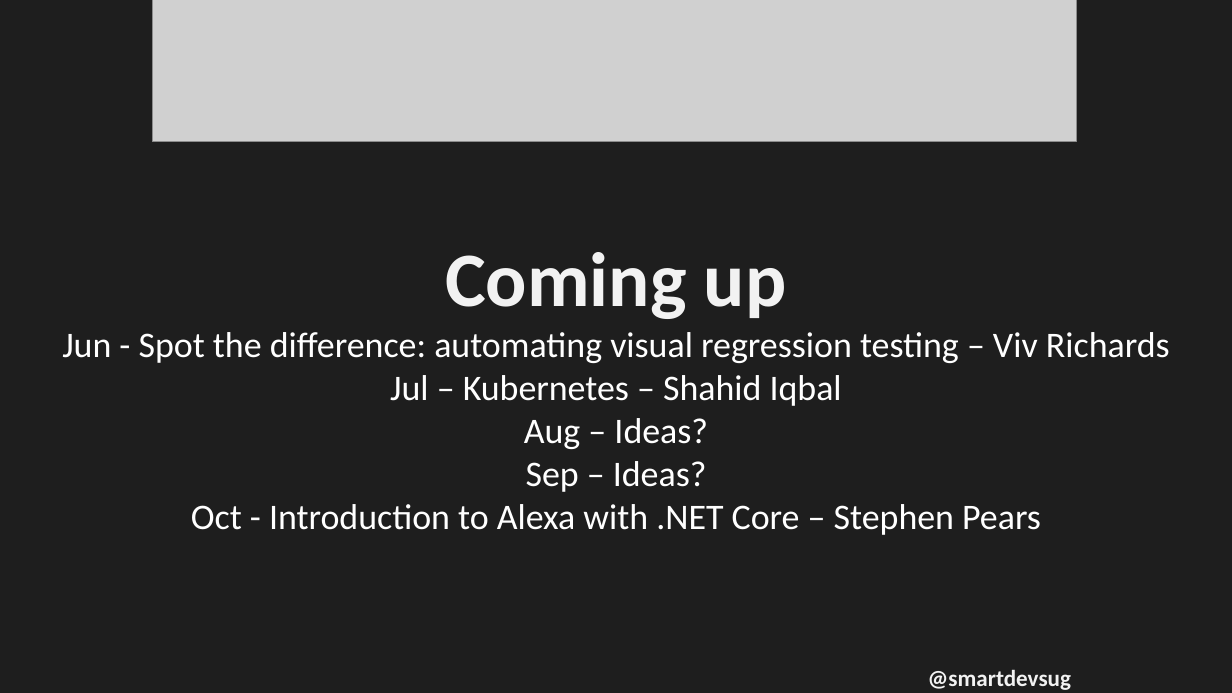
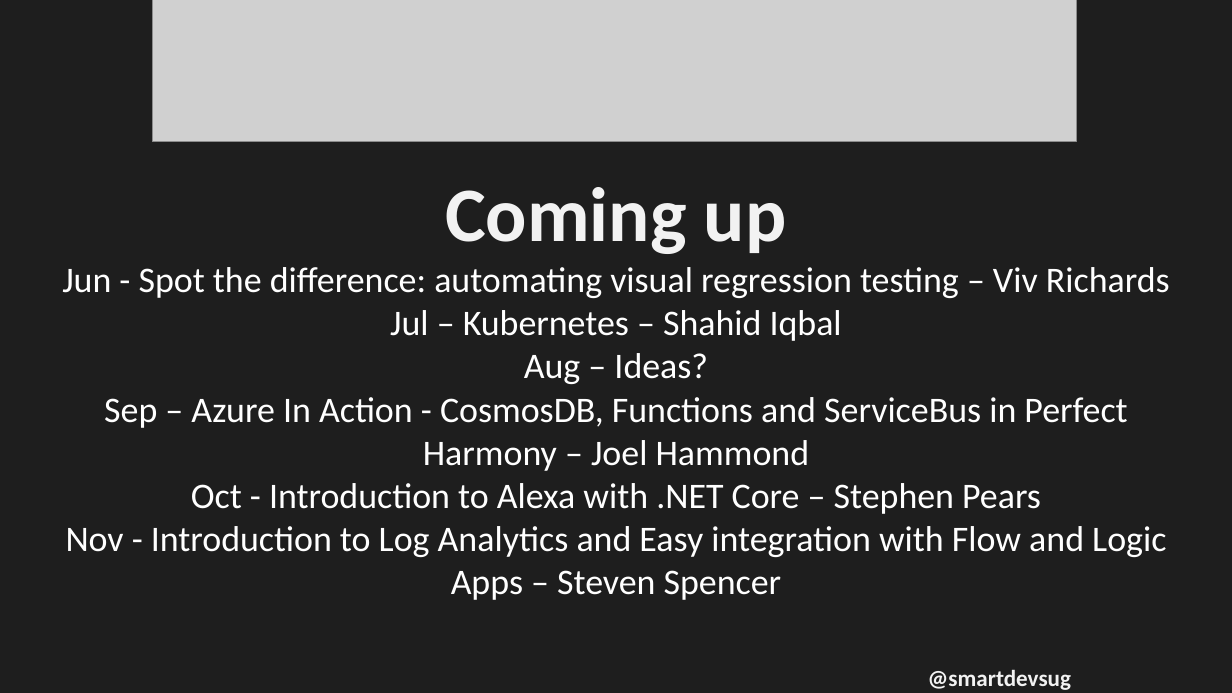
Before and after one commit to rippo/smartdevs, a slide deck: slide 5 of WelcomePresentation-SmartDevs.pptx. Drawn at 1232x693 pixels with LibreOffice and Linux fonts; fonts in the diff are those of the drawing; grey boxes stand for pictures. Boxes give left, top, right and bottom in pixels: in the first picture for what was removed or moved away, otherwise in the second. Text is boxed around its words. In the diff, an @@ line names an element or a change of style, - is before the commit and + after.

Commit message:
Jun 2018

```diff
--- a/WelcomePresentation-SmartDevs.pptx
+++ b/WelcomePresentation-SmartDevs.pptx
@@ text at box(104, 397, 1127, 471): text changed @@
-Sep – Ideas?
+Sep – Azure In Action - CosmosDB, Functions and ServiceBus in Perfect Harmony – Joel Hammond
@@ text at box(66, 526, 1166, 600): paragraph added @@
+Nov - Introduction to Log Analytics and Easy integration with Flow and Logic Apps – Steven Spencer
```
Also in this commit, not shown: 1 other slide changed.
